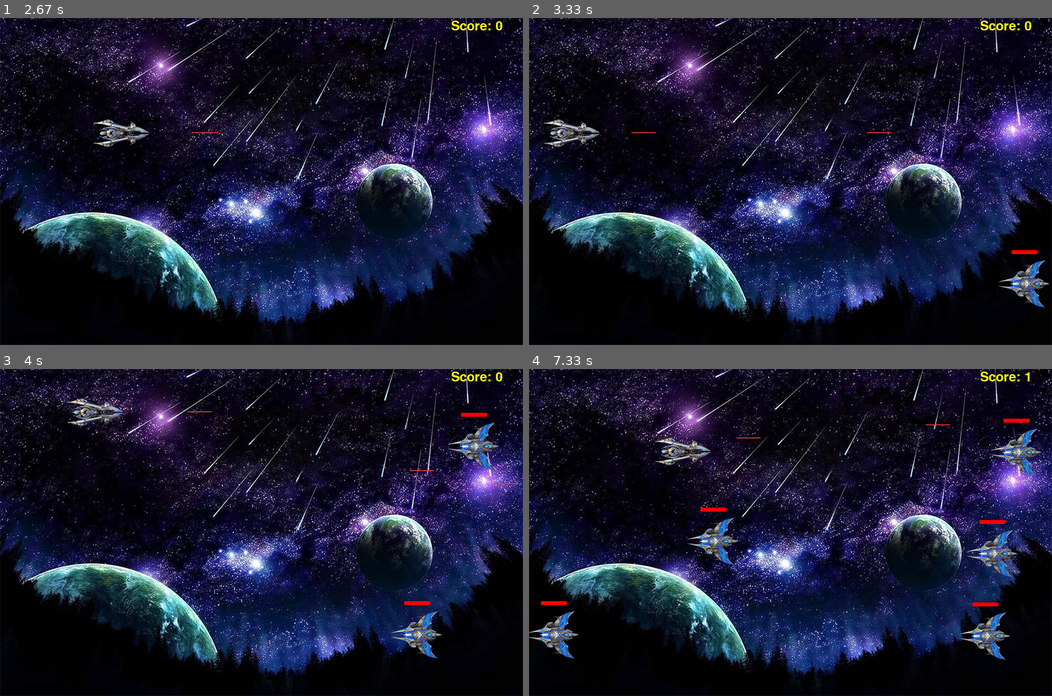
Above: before the commit, frames 1-4 (two rows, left to right).
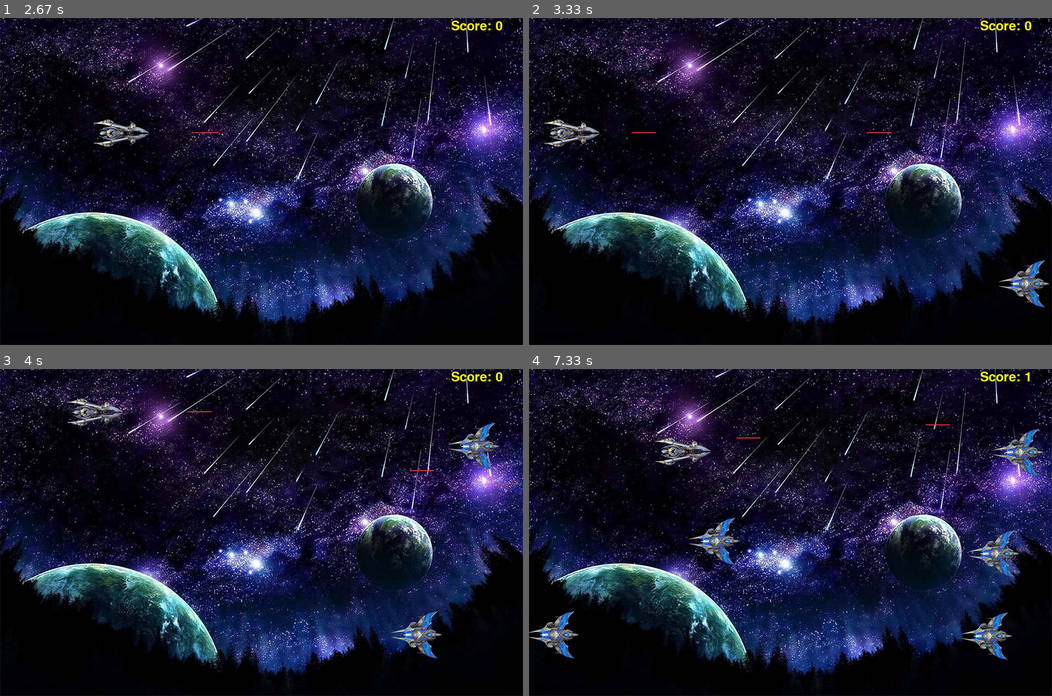
Above: after the commit, the same moments.

Repository: VNCompany/VNG-PYGAME-PROJECT
Game: pygame game, started from main.py
The game is run twice, just before and just after one commit, with the same random seed, the same clock (stepped at 60 frames per second) and the same inputs.
Inputs:
- Up to frame 1 (2.67 s): hold Right 0.33-0.8 s; hold Up 0.83-1.13 s; hold Right 1.17-1.63 s; hold Left 1.67-2.2 s; hold Down 2.23-2.53 s; tap Space at 2.57 s
- Up to frame 2 (3.33 s): hold Left 2.9-3.3 s; tap Space at 2.97, 3.27 s
- Up to frame 3 (4 s): hold Up 3.33-3.7 s; tap Space at 3.4, 3.8 s; hold Right from 3.73 s (still down)
- Up to frame 4 (7.33 s): tap Space at 4.1, 4.47, 4.87, 5.17, 5.37, 5.67, 5.87, 6.2, 6.5, 6.7, 7, 7.27 s; release Right at 4.37 s; hold Down 4.4-4.77 s; hold Left 4.8-5.27 s; hold Right 5.3-5.77 s; hold Up 5.8-6.1 s; hold Right 6.13-6.6 s; hold Left 6.63-7.17 s; hold Down from 7.2 s (still down)

Frame 1 is identical in both runs. In frame 2, less than 0.1% of the frame differs, in the area x 92-98%, y 71-73%; in frame 3, 0.4%; in frame 4, 2.2%, in the area x 2-99%, y 15-89%.

Commit message:
#20. New level system. Fixed meteorite.

Diff:
--- a/characters_generator.py
+++ b/characters_generator.py
@@ -67,7 +67,7 @@
         return False
 
 
-def characters_generator(count: int, q: int, size: tuple, add_width: int = 300):
+def characters_generator(count: int, m_probability: float, size: tuple, add_width: int = 300):
     points = []
 
     min_width = 950
@@ -88,11 +88,16 @@
                     break
 
             if not not_valid:
-                if q_counter == q:
-                    q_counter = 0
+                m_p = int(m_probability * 100)
+                if m_p <= 0:
+                    rect.Name = "e"
+                elif m_p > 98:
                     rect.Name = "m"
                 else:
-                    rect.Name = "e"
-                    q_counter += 1
+                    rnd = random.randrange(m_p, 101)
+                    if rnd == m_p:
+                        rect.Name = "m"
+                    else:
+                        rect.Name = "e"
                 points.append(rect.get_tuple())
     return points
--- a/ini_worker.py
+++ b/ini_worker.py
@@ -8,17 +8,26 @@
 
         section = "Default"
         for line in lines:
-            search = re.search(r"\[(.+)\]", line)
-            if search is not None:
-                section = search.group(1)
+            if line != "":
+                search = re.search(r"\[(.+)\]", line)
+                if search is not None:
+                    clear_line = str(line).strip().replace("\n", "")
+                    if (len(clear_line) > 2 and
+                            clear_line[0] == "[" and
+                            clear_line[-1] == "]"):
+                        section = search.group(1)
 
-            if line != "":
                 search = re.search(r"(.+?)=(.*)", line)
                 if search is not None:
+                    search_2 = re.search(r"\[(.+)\]", search.group(2))
+                    value = search.group(2)
+                    if search_2 is not None:
+                        value = search_2.group(1).split(";")
+
                     if section in self.data.keys():
-                        self.data[section].append((search.group(1), search.group(2)))
+                        self.data[section].append((search.group(1), value))
                     else:
-                        self.data[section] = [(search.group(1), search.group(2))]
+                        self.data[section] = [(search.group(1), value)]
 
     @staticmethod
     def ini_parse(filename: str):
--- /dev/null
+++ b/levels/levels_default.ini
@@ -0,0 +1,47 @@
+[Level1]
+id=1
+m_prob=0
+enemy_count=10
+enemy_speeds=[3]
+enemy_healths=[1:1]
+is_boss_level=0
+
+[Level2]
+id=2
+m_prob=0
+enemy_count=10
+enemy_speeds=[3]
+enemy_healths=[1:1]
+is_boss_level=0
+
+[Level3]
+id=3
+m_prob=0
+enemy_count=10
+enemy_speeds=[3]
+enemy_healths=[1:1]
+is_boss_level=0
+
+[Level4]
+id=4
+m_prob=0
+enemy_count=10
+enemy_speeds=[3]
+enemy_healths=[1:1]
+is_boss_level=0
+
+[Level5]
+id=5
+m_prob=0
+enemy_count=10
+enemy_speeds=[3]
+enemy_healths=[1:1]
+is_boss_level=0
+
+[Level6]
+id=6
+m_prob=0
+enemy_count=10
+enemy_speeds=[3]
+enemy_healths=[1:1]
+is_boss_level=1
--- a/main.py
+++ b/main.py
@@ -2,6 +2,7 @@
 from defines import *
 from includes import *
 from characters_generator import characters_generator
+from ini_worker import INI
 
 from objects.win_and_lose import ResScreen
 from objects.level import Level
@@ -9,7 +10,7 @@
 
 from objects.ship import Ship
 from objects.laser import Laser
-from objects.enemy import Enemy, Indicator
+from objects.enemy import Enemy
 from objects.meteorite import Meteorite
 from objects.blackhole import Blackhole
 from objects.boss import Boss
@@ -59,14 +60,23 @@
 s_blackhole = load_image("sprites/blackhole.png")
 
 # Levels
-levels = [
-    Level(1, IMAGE_MAPS[0], 11, 10, False),
-    Level(2, IMAGE_MAPS[1], 5, 20, False),
-    Level(3, IMAGE_MAPS[2], 4, 25, False),
-    Level(4, IMAGE_MAPS[3], 4, 30, False),
-    Level(5, IMAGE_MAPS[4], 3, 40, False, 4),
-    Level(6, BOSS_MAP, 3, 50, True, 4)
-]
+levels = []
+ini_levels = INI.ini_parse("levels/levels_default.ini")
+
+
+for i, section in enumerate(ini_levels.get_sections()):
+    i_m_prob = float(ini_levels.get(section, "m_prob"))
+    i_enemy_count = int(ini_levels.get(section, "enemy_count"))
+    i_enemy_speeds = list(ini_levels.get(section, "enemy_speeds"))
+    i_enemy_healths = list(ini_levels.get(section, "enemy_healths"))
+    i_is_boss_level = ini_levels.get(section, "is_boss_level") == "1"
+    levels.append(Level(i + 1,
+                        IMAGE_MAPS[i] if not i_is_boss_level else BOSS_MAP,
+                        i_m_prob,
+                        i_enemy_count,
+                        i_is_boss_level,
+                        [int(v) for v in i_enemy_speeds],
+                        i_enemy_healths))
 
 if len(sys.argv) == 2:
     levels = list(filter(lambda t: str(t.id) == str(sys.argv[1]), levels))
@@ -143,23 +153,33 @@
 #                   speed)
 
 
-def generate_enemies(count: int, q: int, speed: int = 3):
-    points = characters_generator(count, q, (100, 100))
+def generate_enemies(count: int, m_prob: float, healths: list, speeds: list):
+    points = characters_generator(count, m_prob, (101, 101))
 
     for point in points:
+        if len(speeds) == 0:
+            speeds.append(3)
         if point[2] == "m":
             Meteorite(s_meteorite,
                       enemy_group,
                       (point[0], point[1]),
-                      speed)
+                      random.choice(speeds))
         else:
+            if len(healths) == 0:
+                healths.append("1:1")
+            healths_ints = [int(h.split(":")[0]) for h in healths]
+            c = 0
+            if len(healths_ints) > 1:
+                c = random.randrange(0, len(healths_ints))
+            health, score = [int(v) for v in healths[c].split(":")]
             Enemy(s_enemy_ship,
                   s_explosion,
                   enemy_group,
                   (point[0], point[1]),
                   INDICATOR,
-                  speed,
-                  2)
+                  random.choice(speeds),
+                  health,
+                  score)
 
 
 status = G_STATUS_PLAYING
@@ -167,7 +187,7 @@
 
 def load_level(lvl: Level):
     global status, SCORE
-    generate_enemies(lvl.enemy, lvl.quality, lvl.enemy_speed)
+    generate_enemies(lvl.enemy, lvl.m_prob, lvl.enemy_healths, lvl.enemy_speeds)
     slider_pos_x = 0
     status = G_STATUS_STOPPED
 
--- a/objects/level.py
+++ b/objects/level.py
@@ -1,13 +1,15 @@
 class Level:
     def __init__(self, id: int,
                  image,
-                 quality: int,
+                 m_prob: float,
                  enemy: int,
                  is_boss_level: bool,
-                 enemy_speed=3):
+                 enemy_speeds: list,
+                 enemy_healths: list):
         self.id = id
         self.image = image
-        self.quality = quality
+        self.m_prob = m_prob
         self.enemy = enemy
         self.is_boss_level = is_boss_level
-        self.enemy_speed = enemy_speed
+        self.enemy_speeds = enemy_speeds
+        self.enemy_healths = enemy_healths
